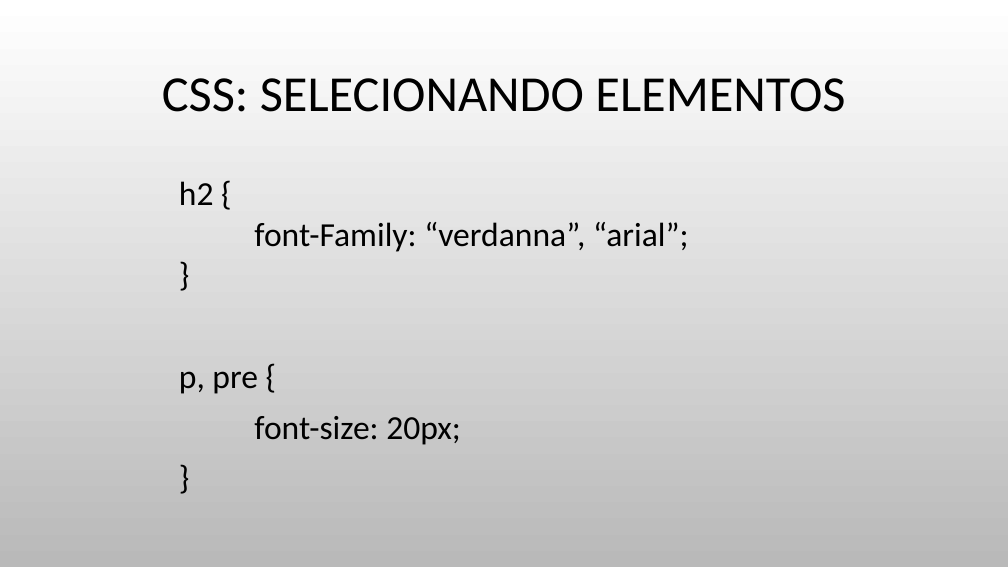
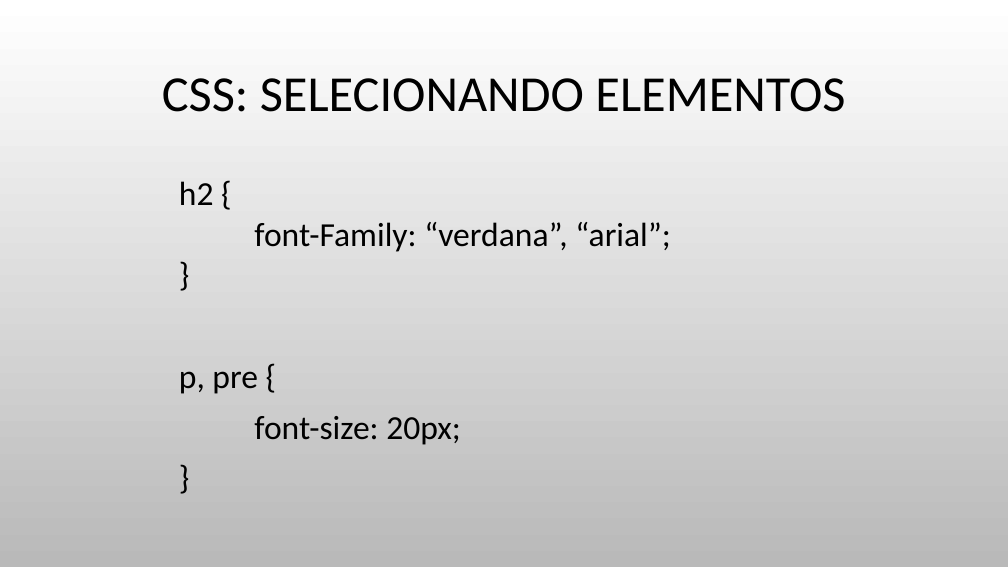
Before and after one commit to JulioCR-Oliveira/Trabalho-Topicos-Especiais, a slide deck: slide 10 of Arquivos/INTRODUÇÃO A FRONT-END.pptx. Drawn at 1008x567 pixels with LibreOffice and Linux fonts; fonts in the diff are those of the drawing; background and template pictures are left out. Boxes give left, top, right and bottom in pixels: in the first picture for what was removed or moved away, otherwise in the second. Text is boxed around its words. In the diff, an @@ line names an element or a change of style, - is before the commit and + after.

```diff
--- a/Arquivos/INTRODUÇÃO A FRONT-END.pptx
+++ b/Arquivos/INTRODUÇÃO A FRONT-END.pptx
@@ text at [254,222,671,252]: text changed @@
-font-Family: “verdanna”, “arial”;
+font-Family: “verdana”, “arial”;
```
